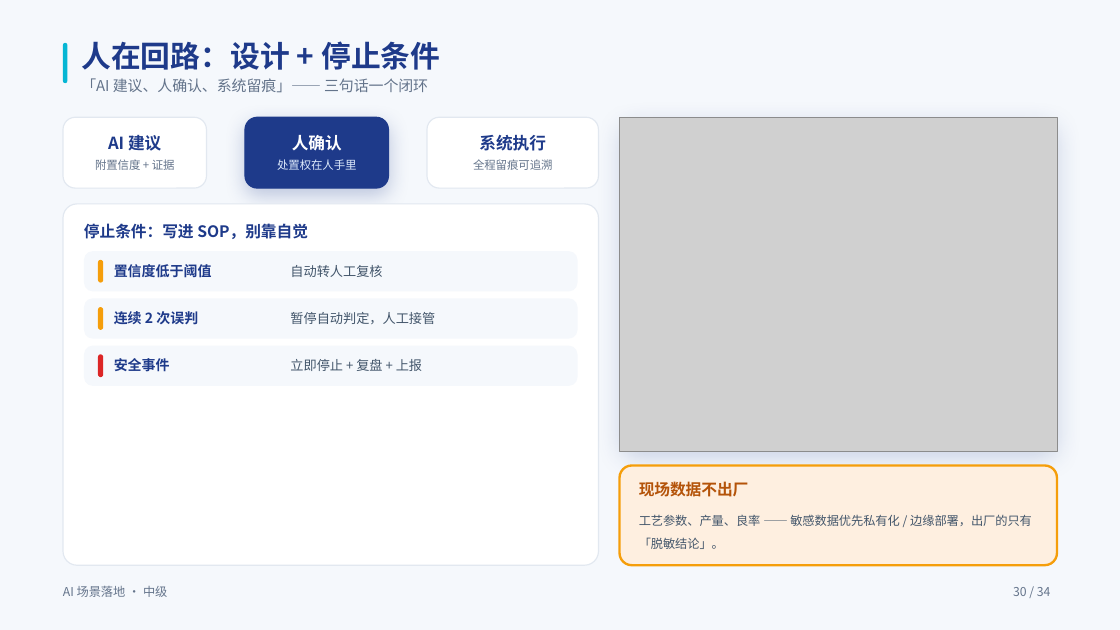
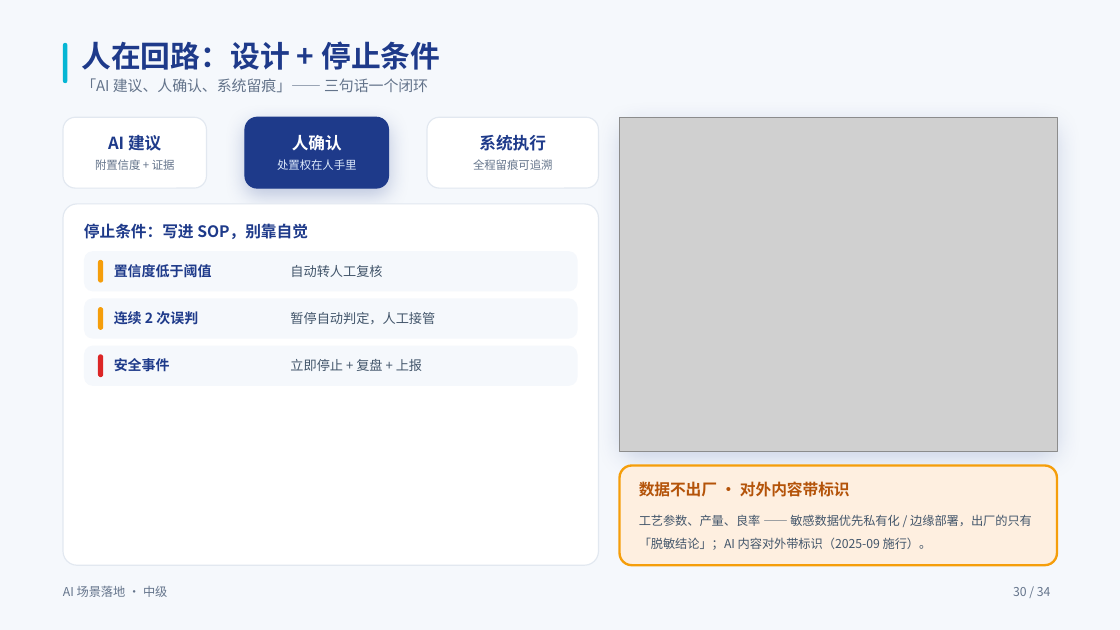
Before and after one commit to swift3000/qiyepinpeixun, a slide deck: slide 30 of 企业AI培训_交付包/中级课程_完整交付包/03_PPT课件/中级_落地层_PPT.pptx. Drawn at 1120x630 pixels with LibreOffice and Linux fonts; fonts in the diff are those of the drawing; grey boxes stand for pictures; background and template pictures are left out. Boxes give left, top, right and bottom in pixels: in the first picture for what was removed or moved away, otherwise in the second. Text is boxed around its words. In the diff, an @@ line names an element or a change of style, - is before the commit and + after.

```diff
--- a/企业AI培训_交付包/中级课程_完整交付包/03_PPT课件/中级_落地层_PPT.pptx
+++ b/企业AI培训_交付包/中级课程_完整交付包/03_PPT课件/中级_落地层_PPT.pptx
@@ text at (x1=639, y1=481, x2=850, y2=497): text changed @@
-现场数据不出厂
+数据不出厂 · 对外内容带标识
@@ text at (x1=639, y1=514, x2=1032, y2=550): text changed @@
-工艺参数、产量、良率 —— 敏感数据优先私有化 / 边缘部署，出厂的只有「脱敏结论」。
+工艺参数、产量、良率 —— 敏感数据优先私有化 / 边缘部署，出厂的只有「脱敏结论」；AI 内容对外带标识（2025-09 施行）。
```
Also in this commit, not shown: 1 other slide changed, 3 other files.
